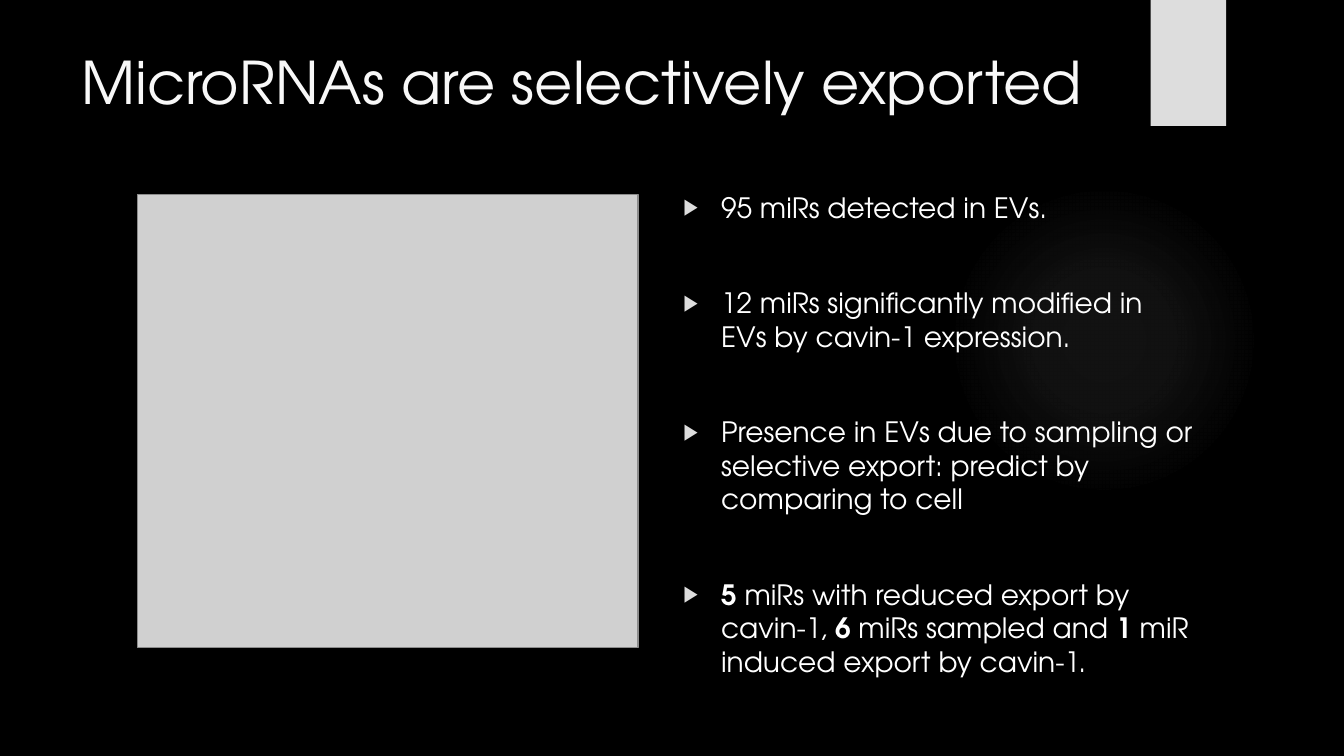
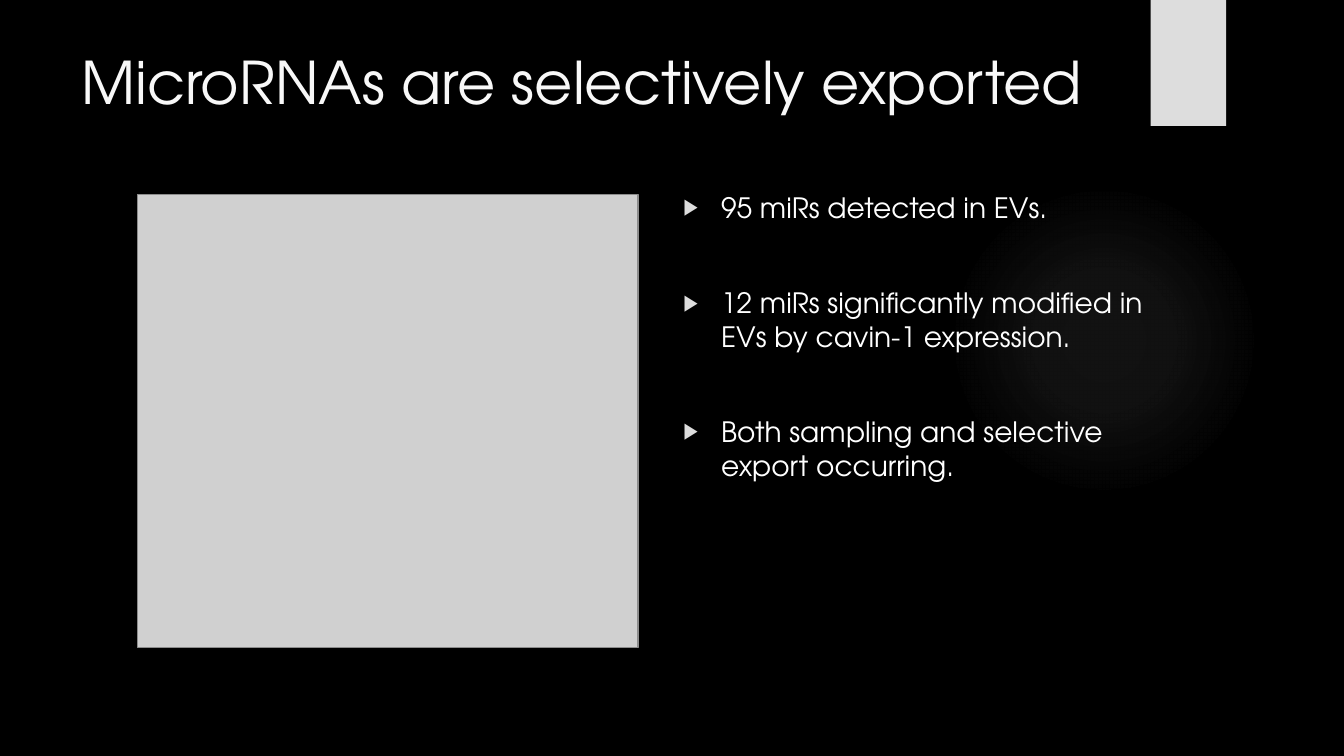
Before and after one commit to HarleyRobinson/Honours2, a slide deck: slide 9 of CollCompBiol.pptx. Drawn at 1344x756 pixels with LibreOffice and Linux fonts; fonts in the diff are those of the drawing; grey boxes stand for pictures; background and template pictures are left out. Boxes give left, top, right and bottom in pixels: in the first picture for what was removed or moved away, otherwise in the second. Text is boxed around its words. In the diff, an @@ line names an element or a change of style, - is before the commit and + after.

```diff
--- a/CollCompBiol.pptx
+++ b/CollCompBiol.pptx
@@ text at (721,421,1102,482): text changed @@
-▶ Presence in EVs due to sampling or selective export: predict by comparing to cell
-▶ 5 miRs with reduced export by cavin-1, 6 miRs sampled and 1 miR induced export by cavin-1.
+▶ Both sampling and selective export occurring.
```
Also in this commit, not shown: 1 other slide changed, 1 other file.
